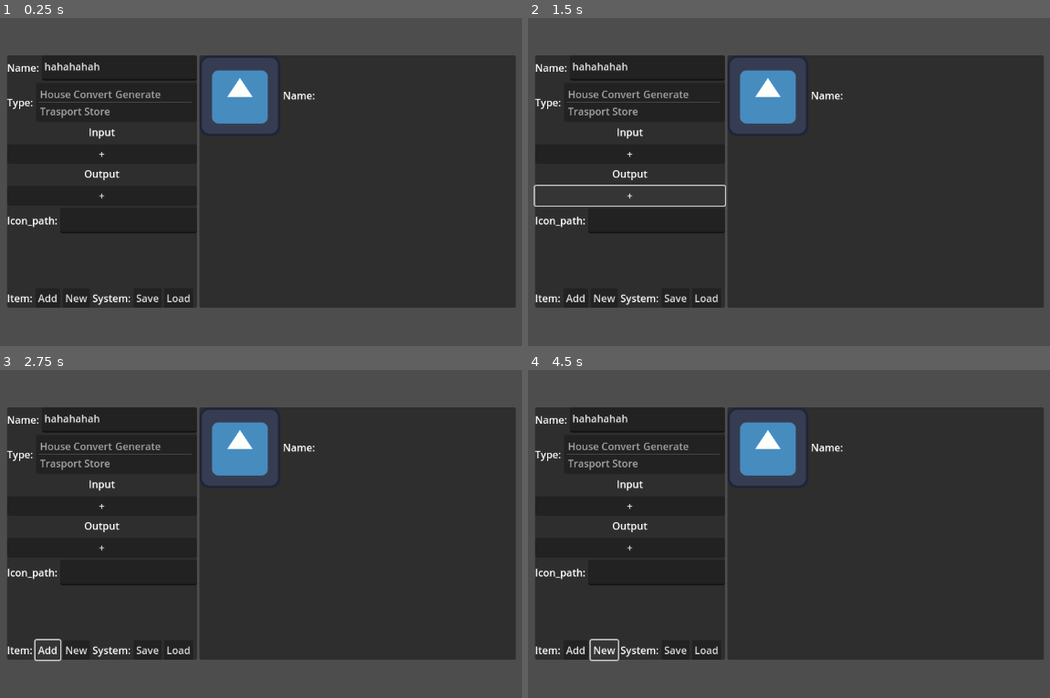
Above: before the commit, frames 1-4 (two rows, left to right).
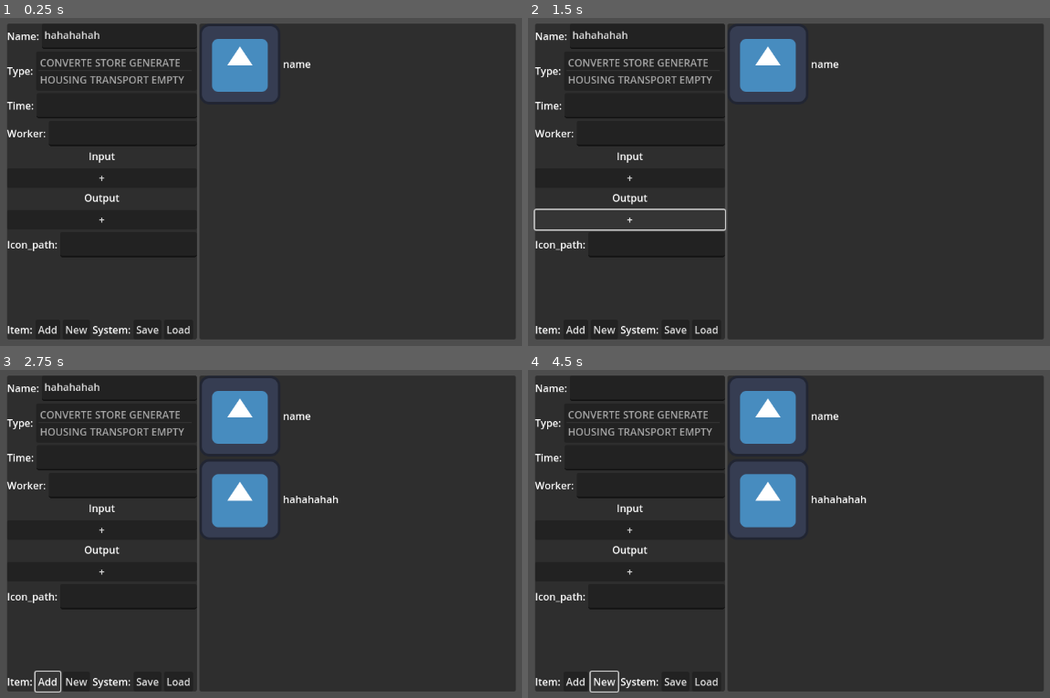
Above: after the commit, the same moments.

Repository: dethland/AFKGODOT
Game: Godot game, scene res://Tools/recipe_tool.tscn
The game is run twice, just before and just after one commit, with the same random seed, the same clock (stepped at 60 frames per second) and the same inputs. This scene is started directly instead of the project's main scene. The engine's default icon, where the game draws it, is replaced by a stand-in: a white triangle on a blue panel in a dark square.
Inputs:
- Up to frame 1 (0.25 s): no input
- Up to frame 2 (1.5 s): click "+" at 0.5 s; click "+" at 1.25 s
- Up to frame 3 (2.75 s): click "Add" at 2 s
- Up to frame 4 (4.5 s): click "Save" at 2.75 s; click "Load" at 3.5 s; click "New" at 4.25 s

The runs differ from the first frame. In frame 1, 23% of the frame differs, in the area x 1-99%, y 1-99%; in frame 2, 24%; in frame 3, 25%; in frame 4, 25%.
Error before the commit: Parse Error: Expected identifier after "." for attribute access. (res://Tools/recipe_tool.gd:15)

Commit message:
recipe tool related

Diff:
--- a/Game/Scripts/BuildingRelated/FacilityServer.gd
+++ b/Game/Scripts/BuildingRelated/FacilityServer.gd
@@ -23,7 +23,9 @@
 
 # the structure need to change
 func add_facility_recipe(_name, type, time, input, output, worker):
-	pass
+	facility_data_dic[_name] = {"type" : type, "time" : int(time), "input" : input, "output" : output,\
+	"worker_capacity" : int(worker)}
+	print(facility_data_dic)
 
 
 func init_facility(facility_node : Facility):
--- a/Game/Scripts/TimeRelated/time_server.gd
+++ b/Game/Scripts/TimeRelated/time_server.gd
@@ -2,6 +2,8 @@
 
 class_name TimeServer
 signal cycle_end
+
+var is_able = false
 
 var time = 0
 var gameday = 0
@@ -10,6 +12,8 @@
 var gamesecond = 0
 
 func _ready():
+	if not is_able:
+		return
 	var timer = Timer.new()
 	add_child(timer)
 	timer.timeout.connect(_add_time)
--- /dev/null
+++ b/Game/Tools/item.gd
@@ -0,0 +1,19 @@
+extends HBoxContainer
+
+var item_name : String
+var is_mouse_in : bool = false
+var caller_node
+
+func _input(event):
+	if is_mouse_in:
+		if event.is_action_released("mouse_left"):
+			print(item_name)
+			caller_node.load_recipe(item_name)
+
+
+func _on_mouse_entered():
+	is_mouse_in = true
+
+
+func _on_mouse_exited():
+	is_mouse_in = false
--- a/Game/Tools/item.tscn
+++ b/Game/Tools/item.tscn
@@ -1,9 +1,12 @@
-[gd_scene load_steps=2 format=3 uid="uid://chasjooaxedbs"]
+[gd_scene load_steps=3 format=3 uid="uid://chasjooaxedbs"]
 
+[ext_resource type="Script" path="res://Tools/item.gd" id="1_6ie2a"]
 [ext_resource type="Texture2D" uid="uid://c88esh2ptrqfc" path="res://icon.svg" id="1_qtgaf"]
 
 [node name="Item1" type="HBoxContainer"]
 custom_minimum_size = Vector2(0, 40)
+mouse_filter = 0
+script = ExtResource("1_6ie2a")
 
 [node name="TextureRect" type="TextureRect" parent="."]
 custom_minimum_size = Vector2(40, 40)
@@ -13,3 +16,6 @@
 [node name="Label" type="Label" parent="."]
 layout_mode = 2
 text = "Name:"
+
+[connection signal="mouse_entered" from="." to="." method="_on_mouse_entered"]
+[connection signal="mouse_exited" from="." to="." method="_on_mouse_exited"]
--- a/Game/Tools/recipe_tool.gd
+++ b/Game/Tools/recipe_tool.gd
@@ -1,19 +1,69 @@
 extends Control
 
+var input_recipe = []
+var output_recipe = []
+
+@export_file var item_temp_path
+
+func display_update():
+	# loop through the recipe_name list and display the data
+	for child in get_node("%ItemContianer").get_children():
+		child.queue_free()
+
+	for recipe_name in FS.facility_data_dic:
+		var item_temp = load(item_temp_path).instantiate()
+		item_temp.get_node("Label").text = recipe_name
+		item_temp.caller_node = self
+		item_temp.item_name = recipe_name
+		get_node("%ItemContianer").add_child(item_temp)
+	pass
 
 
+func load_type():
+	get_node("%TypeInput").clear()
+	for type in Facility.facilityTypes:
+		get_node("%TypeInput").add_item(type)
+
+func load_recipe(recipe_name):
+	get_node("%NameInput").text = recipe_name
+	get_node("%TypeInput").select(FS.facility_data_dic[recipe_name]["type"])
+	get_node("%TimeInput").text = str(FS.facility_data_dic[recipe_name]["time"])
+	get_node("%WorkerInput").text = str(FS.facility_data_dic[recipe_name]["worker_capacity"])
 
 func _on_add_pressed():
-	pass # Replace with function body.
+	# once click the add, loop through the input
+	var type_index = Facility.facilityTypes.EMPTY
+	if get_node("%TypeInput").get_selected_items().size() != 0:
+		type_index = get_node("%TypeInput").get_selected_items()[0]
 
+	FS.add_facility_recipe(get_node("%NameInput").text, type_index,\
+	get_node("%TimeInput").text, input_recipe, output_recipe, get_node("%WorkerInput").text)
+
+	display_update()
 
 func _on_new_pressed():
-	pass # Replace with function body.
+	get_node("%NameInput").text = ""
+	get_node("%TypeInput").deselect_all()
+	get_node("%TimeInput").text = ""
+	get_node("%WorkerInput").text = ""
 
 
 func _on_save_pressed():
-	FS.
+	FS.save_facility_data_dic()
 
 
 func _on_load_pressed():
+	FS.load_facility_data_dic()
+
+
+func _on_output_plus_pressed():
+	# create a empty slots for the new item
+	pass
+
+
+func _on_input_plus_pressed():
 	pass # Replace with function body.
+
+func _ready():
+	load_type()
+	display_update()
--- a/Game/Tools/recipe_tool.tscn
+++ b/Game/Tools/recipe_tool.tscn
@@ -1,7 +1,6 @@
-[gd_scene load_steps=3 format=3 uid="uid://dm4te1xmbfkco"]
+[gd_scene load_steps=2 format=3 uid="uid://dm4te1xmbfkco"]
 
 [ext_resource type="Script" path="res://Tools/recipe_tool.gd" id="1_qnelb"]
-[ext_resource type="Texture2D" uid="uid://c88esh2ptrqfc" path="res://icon.svg" id="2_ckxs5"]
 
 [node name="recipe_tool" type="Control"]
 layout_mode = 3
@@ -11,6 +10,7 @@
 grow_horizontal = 2
 grow_vertical = 2
 script = ExtResource("1_qnelb")
+item_temp_path = "res://Tools/item.tscn"
 
 [node name="CenterContainer" type="CenterContainer" parent="."]
 layout_mode = 0
@@ -23,7 +23,7 @@
 layout_mode = 2
 
 [node name="Panel" type="Panel" parent="CenterContainer/HBoxContainer"]
-custom_minimum_size = Vector2(300, 400)
+custom_minimum_size = Vector2(300, 500)
 layout_mode = 2
 metadata/_edit_use_anchors_ = true
 
@@ -71,6 +71,32 @@
 item_3/text = "Trasport"
 item_4/text = "Store"
 
+[node name="Item6" type="HBoxContainer" parent="CenterContainer/HBoxContainer/Panel/VBoxContainer"]
+custom_minimum_size = Vector2(0, 40)
+layout_mode = 2
+
+[node name="Label" type="Label" parent="CenterContainer/HBoxContainer/Panel/VBoxContainer/Item6"]
+layout_mode = 2
+text = "Time:"
+
+[node name="TimeInput" type="TextEdit" parent="CenterContainer/HBoxContainer/Panel/VBoxContainer/Item6"]
+unique_name_in_owner = true
+layout_mode = 2
+size_flags_horizontal = 3
+
+[node name="Item7" type="HBoxContainer" parent="CenterContainer/HBoxContainer/Panel/VBoxContainer"]
+custom_minimum_size = Vector2(0, 40)
+layout_mode = 2
+
+[node name="Label" type="Label" parent="CenterContainer/HBoxContainer/Panel/VBoxContainer/Item7"]
+layout_mode = 2
+text = "Worker:"
+
+[node name="WorkerInput" type="TextEdit" parent="CenterContainer/HBoxContainer/Panel/VBoxContainer/Item7"]
+unique_name_in_owner = true
+layout_mode = 2
+size_flags_horizontal = 3
+
 [node name="Item2" type="VBoxContainer" parent="CenterContainer/HBoxContainer/Panel/VBoxContainer"]
 custom_minimum_size = Vector2(0, 40)
 layout_mode = 2
@@ -85,7 +111,6 @@
 layout_mode = 2
 
 [node name="InputPlus" type="Button" parent="CenterContainer/HBoxContainer/Panel/VBoxContainer/Item2"]
-unique_name_in_owner = true
 layout_mode = 2
 text = "+"
 
@@ -103,7 +128,6 @@
 layout_mode = 2
 
 [node name="OutputPlus" type="Button" parent="CenterContainer/HBoxContainer/Panel/VBoxContainer/Item3"]
-unique_name_in_owner = true
 layout_mode = 2
 text = "+"
 
@@ -155,29 +179,23 @@
 [node name="Panel2" type="Panel" parent="CenterContainer/HBoxContainer"]
 custom_minimum_size = Vector2(500, 400)
 layout_mode = 2
+mouse_filter = 1
 metadata/_edit_use_anchors_ = true
 
-[node name="VBoxContainer" type="VBoxContainer" parent="CenterContainer/HBoxContainer/Panel2"]
-unique_name_in_owner = true
-layout_mode = 0
-anchor_right = 1.0
-anchor_bottom = 1.0
-grow_horizontal = 2
-grow_vertical = 2
-
-[node name="Item1" type="HBoxContainer" parent="CenterContainer/HBoxContainer/Panel2/VBoxContainer"]
-custom_minimum_size = Vector2(0, 40)
-layout_mode = 2
-
-[node name="TextureRect" type="TextureRect" parent="CenterContainer/HBoxContainer/Panel2/VBoxContainer/Item1"]
-custom_minimum_size = Vector2(40, 40)
-layout_mode = 2
-texture = ExtResource("2_ckxs5")
-
-[node name="Label" type="Label" parent="CenterContainer/HBoxContainer/Panel2/VBoxContainer/Item1"]
-layout_mode = 2
-text = "Name:"
-
+[node name="ScrollContainer" type="ScrollContainer" parent="CenterContainer/HBoxContainer/Panel2"]
+layout_mode = 1
+anchors_preset = 15
+anchor_right = 1.0
+anchor_bottom = 1.0
+grow_horizontal = 2
+grow_vertical = 2
+
+[node name="ItemContianer" type="VBoxContainer" parent="CenterContainer/HBoxContainer/Panel2/ScrollContainer"]
+unique_name_in_owner = true
+layout_mode = 2
+
+[connection signal="pressed" from="CenterContainer/HBoxContainer/Panel/VBoxContainer/Item2/InputPlus" to="." method="_on_input_plus_pressed"]
+[connection signal="pressed" from="CenterContainer/HBoxContainer/Panel/VBoxContainer/Item3/OutputPlus" to="." method="_on_output_plus_pressed"]
 [connection signal="pressed" from="CenterContainer/HBoxContainer/Panel/HBoxContainer/Add" to="." method="_on_add_pressed"]
 [connection signal="pressed" from="CenterContainer/HBoxContainer/Panel/HBoxContainer/new" to="." method="_on_new_pressed"]
 [connection signal="pressed" from="CenterContainer/HBoxContainer/Panel/HBoxContainer/Save" to="." method="_on_save_pressed"]
--- a/Game/project.godot
+++ b/Game/project.godot
@@ -23,10 +23,6 @@
 TS="*res://Scripts/TimeRelated/time_server.gd"
 HRS="*res://Scripts/Sub-brain/HumanResource.gd"
 
-[editor]
-
-export/convert_text_resources_to_binary=true
-
 [importer_defaults]
 
 texture={
@@ -49,6 +45,14 @@
 "roughness/src_normal": ""
 }
 
+[input]
+
+mouse_left={
+"deadzone": 0.5,
+"events": [Object(InputEventMouseButton,"resource_local_to_scene":false,"resource_name":"","device":-1,"window_id":0,"alt_pressed":false,"shift_pressed":false,"ctrl_pressed":false,"meta_pressed":false,"button_mask":0,"position":Vector2(0, 0),"global_position":Vector2(0, 0),"factor":1.0,"button_index":1,"pressed":false,"double_click":false,"script":null)
+]
+}
+
 [rendering]
 
 renderer/rendering_method="gl_compatibility"
